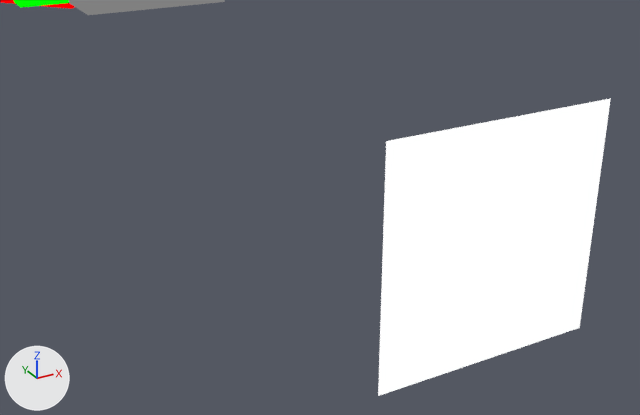
Before and after pictures for a commit that changed the Blender file assets-source/blender/motion/microraptor-idle.blend.
Before and after are seen from a 50 mm camera at (45.88, -34.13, 20.14) aimed at (48.38, -29.6, 17.87). Lighting does not change. The marker at lower left points along +X, +Y and +Z. The older version comes first.

The scene before the commit, as lines of its bpy script (objects in view):
```python
me_dinotycoon_motion_microraptor_idle_sample_eye = bpy.data.meshes.new('DinoTycoon_Motion_microraptor_idle_sample_eye')
me_dinotycoon_motion_microraptor_idle_sample_eye.from_pydata(...)  # 8 vertices, 6 faces; spans x 48.6..50.4, y -30.0, z 16.6..18.4
me_dinotycoon_motion_microraptor_idle_sample_eye.materials.append(mat_dinotycoon_role_e)  # white #ffffff
me_dinotycoon_motion_microraptor_idle_sample_mouth = bpy.data.meshes.new('DinoTycoon_Motion_microraptor_idle_sample_mouth')
me_dinotycoon_motion_microraptor_idle_sample_mouth.from_pydata(...)  # a box spanning x 52.0..56.0, y -10.0..-8.0, z 15.25..16.25
me_dinotycoon_motion_microraptor_idle_sample_mouth.materials.append(mat_dinotycoon_role_m)  # grey #808080
ob_dinotycoon_motion_microraptor_idle_eye = bpy.data.objects.new('DinoTycoon_Motion_microraptor_idle_eye', me_dinotycoon_motion_microraptor_idle_sample_eye)
ob_dinotycoon_motion_microraptor_idle_eye.location = (0.0, 0.0, 0.0)
ob_dinotycoon_motion_microraptor_idle_mouth = bpy.data.objects.new('DinoTycoon_Motion_microraptor_idle_mouth', me_dinotycoon_motion_microraptor_idle_sample_mouth)
ob_dinotycoon_motion_microraptor_idle_mouth.location = (0.0, 0.0, 0.0)
```
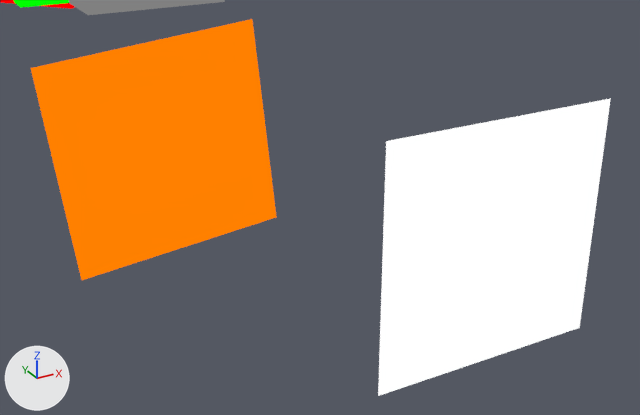
The newer file adds a shape key; the second version is drawn at full value of the shape key 'idle_06' of 'DinoTycoon_Motion_microraptor_idle_eye_white', and the change is written as the vertex moves it makes.

Pixel boxes [x1, y1, x2, y2] of what changed, in the pictures (640 x 415 px):
'DinoTycoon_Motion_microraptor_idle_eye_white', added (orange): after [31, 19, 277, 281]

Edits to the bpy script that builds the scene:
```text
Add mat_dinotycoon_role_y:
    mat_dinotycoon_role_y = emission_material('DinoTycoon_Role_Y')
    mat_dinotycoon_role_y.base_color = (1.0, 0.216, 0.0)  # orange #ff8000
Add me_dinotycoon_motion_microraptor_idle_sample_eye_white:
    me_dinotycoon_motion_microraptor_idle_sample_eye_white.from_pydata([(46.83, -29.0, 18.83), (48.22, -29.0, 18.97), (48.36, -29.0, 17.57), (46.97, -29.0, 17.43), (46.83, -29.0, 18.83), (48.22, -29.0, 18.97), (48.36, -29.0, 17.57), (46.97, -29.0, 17.43)], [], [(3, 2, 1, 0), (4, 5, 6, 7), (0, 1, 5, 4), (1, 2, 6, 5), (2, 3, 7, 6), (3, 0, 4, 7)])
    me_dinotycoon_motion_microraptor_idle_sample_eye_white.materials.append(mat_dinotycoon_role_y)  # orange #ff8000
Add ob_dinotycoon_motion_microraptor_idle_eye_white:
    ob_dinotycoon_motion_microraptor_idle_eye_white = bpy.data.objects.new('DinoTycoon_Motion_microraptor_idle_eye_white', me_dinotycoon_motion_microraptor_idle_sample_eye_white)
    ob_dinotycoon_motion_microraptor_idle_eye_white.location = (0.0, 0.0, 0.0)
```
